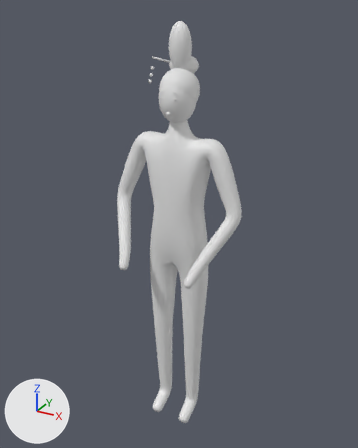
The FBX model Assets/HuaShang/Resources/HuaShang/Art/Characters/SK_yangGuiFei.fbx: old version first, new version second.
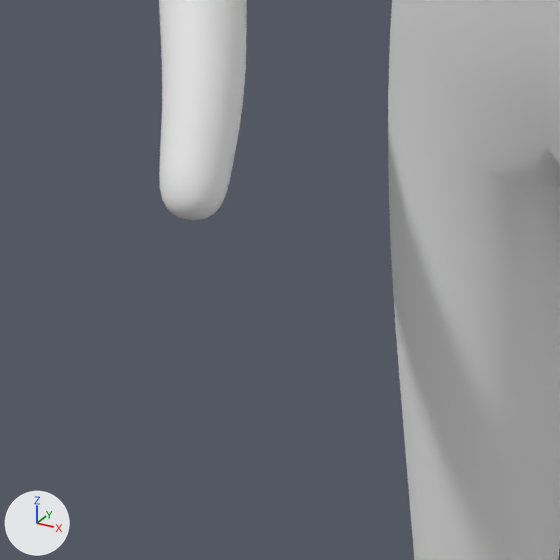
The first picture shows the older version from a 50 mm lens placed at (0.951, -1.729, 1.899), pointed at (0.006, -0.011, 1.04). The close-ups show the older and then the newer version on the part from 27% to 48% of the width and 54% to 71% of the height of that picture. Only the edits that show in the close-ups are written down. Arrows for +X, +Y and +Z are at lower left; the lights stay in place. Where no turn or scale is listed for an object, it has been applied to the vertices.

Names of what the first close-up shows: 'Body'.
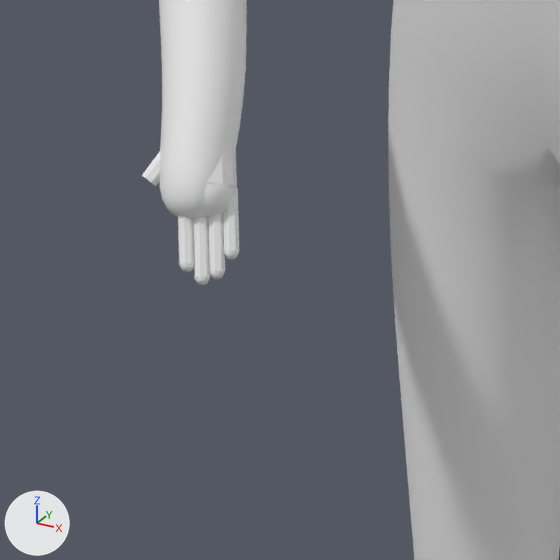
Changed parts and their boxes [x1, y1, x2, y2] in the close-ups (560 x 560 px):
'Finger.005', added
    after: [193, 216, 211, 277]
'Finger.006', added
    after: [208, 213, 225, 271]
'PalmCap.001', added
    after: [202, 183, 236, 218]
'Finger.007', added
    after: [223, 188, 240, 251]
'Palm.001', added
    after: [207, 145, 237, 188]
'Finger.004', added
    after: [178, 216, 195, 264]
'Thumb.001', added
    after: [142, 152, 160, 186]
'FingerTip.004', added
    after: [179, 261, 195, 272]
'FingerTip.005', added
    after: [194, 274, 210, 285]
'FingerTip.007', added
    after: [224, 248, 239, 259]
'FingerTip.006', added
    after: [210, 268, 225, 279]

What the commit changed:
Mesh me_fingertip_004 is new.
It is a UV sphere (8 segments, 4 rings, poles along z) spanning x -0.15035..-0.14075, y -0.23447..-0.22487, z 0.84552..0.85512.
It uses material mat_m_skin (white #e7e7e7).
Mesh me_finger_006 is new.
It has 16 vertices, 10 faces and spans x -0.1485..-0.1255, y -0.2266..-0.197, z 0.8436..0.888.
It uses material mat_m_skin (white #e7e7e7).
Mesh me_fingertip_006 is new.
It is a UV sphere (8 segments, 4 rings, poles along z) spanning x -0.13468..-0.12508, y -0.22732..-0.21772, z 0.84134..0.85094.
It uses material mat_m_skin (white #e7e7e7).
Mesh me_fingertip_005 is new.
It is a UV sphere (8 segments, 4 rings, poles along z) spanning x -0.14084..-0.13124, y -0.2334..-0.2238, z 0.83883..0.84843.
It uses material mat_m_skin (white #e7e7e7).
Mesh me_palmcap_001 is new.
It is a UV sphere (10 segments, 6 rings, poles along z) spanning x -0.1639..-0.1315, y -0.2204..-0.1864, z 0.8684..0.9024.
It uses material mat_m_skin (white #e7e7e7).
Mesh me_finger_007 is new.
It has 16 vertices, 10 faces and spans x -0.1415..-0.1218, y -0.2169..-0.1923, z 0.8528..0.888.
It uses material mat_m_skin (white #e7e7e7).
Mesh me_finger_004 is new.
It has 16 vertices, 10 faces and spans x -0.1627..-0.1412, y -0.2337..-0.2064, z 0.8477..0.888.
It uses material mat_m_skin (white #e7e7e7).
Mesh me_fingertip_007 is new.
It is a UV sphere (8 segments, 4 rings, poles along z) spanning x -0.13095..-0.12135, y -0.21758..-0.20798, z 0.85053..0.86013.
It uses material mat_m_skin (white #e7e7e7).
Mesh me_palm_001 is new.
It has 24 vertices, 14 faces and spans x -0.1839..-0.1319, y -0.2171..-0.1591, z 0.8741..0.9376.
It uses material mat_m_skin (white #e7e7e7).
Mesh me_thumb_001 is new.
It has 16 vertices, 10 faces and spans x -0.1859..-0.1655, y -0.2186..-0.1866, z 0.8843..0.9152.
It uses material mat_m_skin (white #e7e7e7).
Mesh me_finger_005 is new.
It has 16 vertices, 10 faces and spans x -0.1556..-0.1317, y -0.2327..-0.2017, z 0.841..0.888.
It uses material mat_m_skin (white #e7e7e7).
Object 'FingerTip.004' (ob_fingertip_004) is new; it shows me_fingertip_004.
Its location is (0.0, 0.0, 0.0).
Object 'Finger.006' (ob_finger_006) is new; it shows me_finger_006.
Its location is (0.0, 0.0, 0.0).
Object 'FingerTip.006' (ob_fingertip_006) is new; it shows me_fingertip_006.
Its location is (0.0, 0.0, 0.0).
Object 'FingerTip.005' (ob_fingertip_005) is new; it shows me_fingertip_005.
Its location is (0.0, 0.0, 0.0).
Object 'PalmCap.001' (ob_palmcap_001) is new; it shows me_palmcap_001.
Its location is (0.0, 0.0, 0.0).
Object 'Finger.007' (ob_finger_007) is new; it shows me_finger_007.
Its location is (0.0, 0.0, 0.0).
Object 'Finger.004' (ob_finger_004) is new; it shows me_finger_004.
Its location is (0.0, 0.0, 0.0).
Object 'FingerTip.007' (ob_fingertip_007) is new; it shows me_fingertip_007.
Its location is (0.0, 0.0, 0.0).
Object 'Palm.001' (ob_palm_001) is new; it shows me_palm_001.
Its location is (0.0, 0.0, 0.0).
Object 'Thumb.001' (ob_thumb_001) is new; it shows me_thumb_001.
Its location is (0.0, 0.0, 0.0).
Object 'Finger.005' (ob_finger_005) is new; it shows me_finger_005.
Its location is (0.0, 0.0, 0.0).
